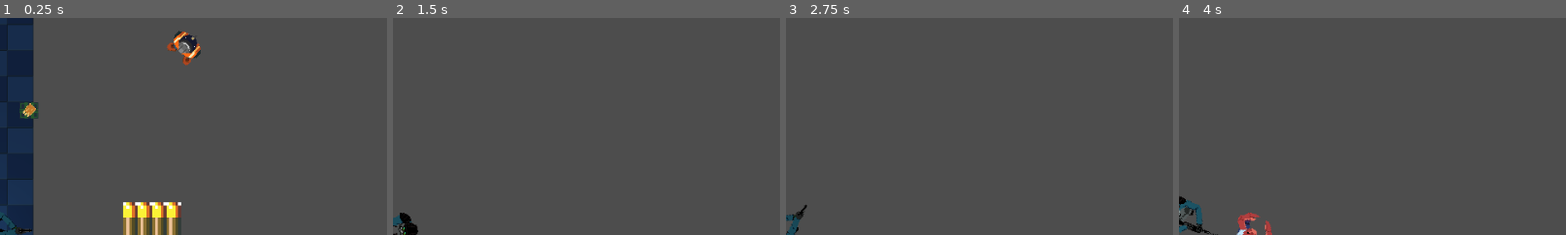
Above: before the commit, frames 1-4 (left to right).
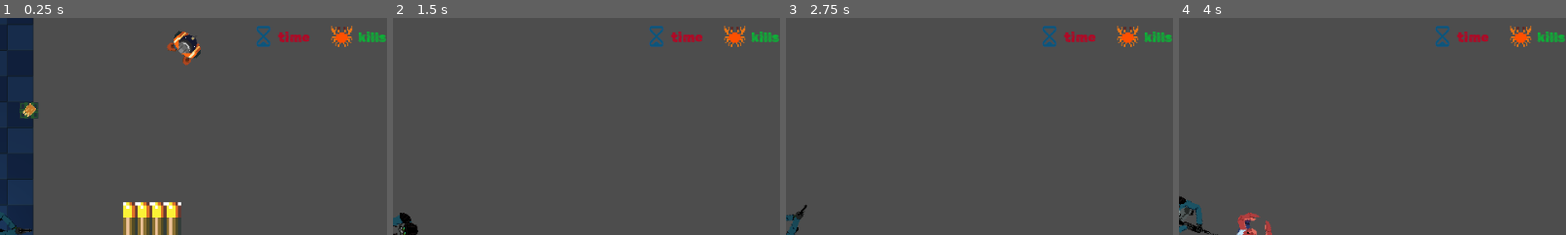
Above: after the commit, the same moments.

Repository: Fulgurata/Antibody
Game: Godot game, scene res://scenes/levels/level_one/LevelOne.tscn
The game is run twice, just before and just after one commit, with the same random seed, the same clock (stepped at 60 frames per second) and the same inputs. This scene is started directly instead of the project's main scene. Sound files missing from this copy of the repository are replaced by a short silence.
Inputs (mouse positions are % of the whole screen's width and height, from its top left):
- Up to frame 1 (0.25 s): no input
- Up to frame 2 (1.5 s): move the mouse to (72, 45) at 0.52 s; hold D (move_right) 0.53-1.28 s; tap Shift (dodge) at 0.6 s; move the mouse to (30, 55) at 1.27 s; hold S (move_down) from 1.28 s (still down); tap Q (flare) at 1.35 s
- Up to frame 3 (2.75 s): move the mouse to (60, 28) at 2.02 s; release S (move_down) at 2.03 s; hold D (move_right) from 2.03 s (still down); tap 1 (give_ammo_dev) at 2.1 s
- Up to frame 4 (4 s): move the mouse to (45, 70) at 2.77 s; release D (move_right) at 2.78 s; hold W (move_up) 2.78-3.53 s; tap E (interact) at 2.85 s; move the mouse to (80, 65) at 3.52 s; hold A (move_left) from 3.53 s (still down); tap Mouse wheel down (next_weapon) at 3.6 s
The pictures show only the part of the screen within x 50-100%, y 1-51%; the shares and areas given below are measured in that part.

The runs differ from the first frame. In frame 1, 1.1% of the frame differs, in the area x 66-100%, y 3-14%; in frame 2, 1.1%; in frame 3, 1.1%; in frame 4, 1.1%.
Error in both runs: Cannot call method 'play' on a null value. (res://scripts/pickups/ammo_pickup_gun.gd:20)

Commit message:
added score tracking

Diff:
--- a/globals/game_state.gd
+++ b/globals/game_state.gd
@@ -3,3 +3,11 @@
 extends Node
 
 @onready var last_scene_path: String = ""
+@onready var KillCount: int = 0
+@onready var Level1KillCount: int = 0
+@onready var Level2KillCount: int = 0
+@onready var Level3KillCount: int = 0
+@onready var TimeScore: int = 0
+@onready var Level1TimeScore: int = 0
+@onready var Level2TimeScore: int = 0
+@onready var Level3TimeScore: int = 0
--- a/scenes/characters/enemy_one/Enemy.tscn
+++ b/scenes/characters/enemy_one/Enemy.tscn
@@ -718,7 +718,7 @@
 shape = SubResource("CapsuleShape2D_mua6l")
 
 [node name="Jump_Timer" type="Timer" parent="."]
-wait_time = 7.0
+wait_time = 600.0
 autostart = true
 
 [node name="Scream1" type="AudioStreamPlayer2D" parent="."]
--- a/scenes/characters/player/Player.tscn
+++ b/scenes/characters/player/Player.tscn
@@ -25,9 +25,11 @@
 [ext_resource type="AudioStream" uid="uid://c0m6o7g4jo42l" path="res://scenes/characters/player/player_audio/player_walkogg.ogg" id="22_gijml"]
 [ext_resource type="Script" path="res://scripts/characters/player_scripts/pause_menu.gd" id="22_hleqg"]
 [ext_resource type="AudioStream" uid="uid://cmyrj7ca8wbyb" path="res://scenes/characters/player/player_audio/swap_sounds/pistolswap.ogg" id="23_m6pik"]
+[ext_resource type="Texture2D" uid="uid://bvho4tus5xrco" path="res://scenes/characters/player/hourglass_resized.png" id="23_r6mfm"]
 [ext_resource type="PackedScene" uid="uid://bye3384rwtun2" path="res://scenes/menus/main_menu/pause_options_menu.tscn" id="23_xmde4"]
 [ext_resource type="AudioStream" uid="uid://d0qte8yvqsyhh" path="res://scenes/characters/player/player_audio/swap_sounds/shotgunswapogg.ogg" id="24_iuviu"]
 [ext_resource type="Script" path="res://scripts/menus/pause_options_menu.gd" id="24_pajfu"]
+[ext_resource type="Texture2D" uid="uid://cp1l12a5be0hh" path="res://scenes/characters/player/Crab_Icon.png" id="24_sdgqg"]
 [ext_resource type="AudioStream" uid="uid://b6hkgepxaymsu" path="res://scenes/characters/player/player_audio/swap_sounds/rilfeswap.ogg" id="25_1cx7t"]
 
 [sub_resource type="AtlasTexture" id="AtlasTexture_r3ty1"]
@@ -838,7 +840,7 @@
 font_color = Color(0.027451, 0.729412, 0.207843, 1)
 
 [node name="Player" type="CharacterBody2D" groups=["player"]]
-position = Vector2(2, 4)
+position = Vector2(1, -25)
 collision_layer = 516
 collision_mask = 1825
 motion_mode = 1
@@ -945,6 +947,42 @@
 theme = SubResource("Theme_2y6hn")
 theme_override_fonts/font = ExtResource("16_t5hpi")
 text = "/ total ammo"
+label_settings = SubResource("LabelSettings_qyimx")
+
+[node name="scoreUI" type="HBoxContainer" parent="CanvasLayer"]
+anchors_preset = 2
+anchor_top = 1.0
+anchor_bottom = 1.0
+offset_left = 771.0
+offset_top = -540.0
+offset_right = 960.0
+offset_bottom = -477.0
+grow_vertical = 0
+
+[node name="time" type="Sprite2D" parent="CanvasLayer/scoreUI"]
+modulate = Color(0.129006, 0.338104, 0.697802, 1)
+position = Vector2(36, 30)
+scale = Vector2(0.6, 0.6)
+texture = ExtResource("23_r6mfm")
+
+[node name="kills" type="Sprite2D" parent="CanvasLayer/scoreUI"]
+position = Vector2(133, 30)
+scale = Vector2(0.55, 0.55)
+texture = ExtResource("24_sdgqg")
+
+[node name="current_time" type="Label" parent="CanvasLayer/scoreUI"]
+layout_mode = 2
+size_flags_horizontal = 6
+theme = ExtResource("15_4r2vn")
+theme_override_colors/font_color = Color(0.743961, 0, 0.129792, 1)
+theme_override_fonts/font = ExtResource("16_t5hpi")
+text = "time"
+
+[node name="current_kills" type="Label" parent="CanvasLayer/scoreUI"]
+layout_mode = 2
+theme = SubResource("Theme_2y6hn")
+theme_override_fonts/font = ExtResource("16_t5hpi")
+text = "kills"
 label_settings = SubResource("LabelSettings_qyimx")
 
 [node name="PauseMenu" type="VBoxContainer" parent="CanvasLayer"]
@@ -1008,6 +1046,8 @@
 volume_db = -16.0
 bus = &"SFX"
 
+[node name="ScoreTimer" type="Timer" parent="."]
+
 [connection signal="area_entered" from="Area2D" to="." method="_on_area_2d_area_entered"]
 [connection signal="body_entered" from="Area2D" to="." method="_on_area_2d_body_entered"]
 [connection signal="pressed" from="CanvasLayer/PauseMenu/TryAgain" to="CanvasLayer/PauseMenu" method="_on_try_again_pressed"]
--- a/scripts/characters/enemy_one_scripts/enemy_fallen.gd
+++ b/scripts/characters/enemy_one_scripts/enemy_fallen.gd
@@ -15,6 +15,13 @@
 		if shape is CollisionShape2D and shape != interaction_area:
 			shape.queue_free()
 
+	if enemy.current_path == "res://scenes/levels/top_side_level/top_side_level.tscn":
+		GameState.KillCount += 1
+	elif enemy.current_path == "res://scenes/levels/Level2/level_2.tscn":
+		GameState.Level2KillCount += 1
+	elif enemy.current_path == "res://scenes/levels/level_4/level_4.tscn":
+		GameState.Level3KillCount += 1
+
 func _ready():
 	interaction_area.interact = Callable(self, "_on_interact")
 
--- a/scripts/characters/enemy_one_scripts/enemy_knocked_out_state.gd
+++ b/scripts/characters/enemy_one_scripts/enemy_knocked_out_state.gd
@@ -13,6 +13,16 @@
 	for shape in enemy.get_children():
 		if shape is CollisionShape2D:
 			shape.queue_free()
+
+	if enemy.current_path == "res://scenes/levels/top_side_level/top_side_level.tscn":
+		GameState.Level1KillCount += 1
+		print(GameState.Level1KillCount)
+	elif enemy.current_path == "res://scenes/levels/Level2/level_2.tscn":
+		GameState.Level2KillCount += 1
+	elif enemy.current_path == "res://scenes/levels/level_4/level_4.tscn":
+		GameState.Level3KillCount += 1
+
+
 	#print("enemy_one_dead")
 
 func process(_delta) -> void:
--- a/scripts/characters/player_scripts/player.gd
+++ b/scripts/characters/player_scripts/player.gd
@@ -11,15 +11,24 @@
 var rotation_direction = 0
 var rotation_speed = 1.5
 var health = 10000
+@onready var current_path: String = ""
 @onready var player_sprite: AnimatedSprite2D = $PlayerSprite
 @onready var fader = get_tree().get_current_scene().find_child("Fade_Transition")
 @onready var faderanim = get_tree().get_current_scene().find_child("AnimationPlayer")
 @onready var fadetimer = get_tree().get_current_scene().find_child("Fade_Timer")
 @onready var pausemenu = get_tree().get_current_scene().find_child("PauseMenu")
+
+@onready var scoreUI: HBoxContainer = get_tree().get_current_scene().find_child("scoreUI")
+@onready var current_time: Label = get_tree().get_current_scene().find_child("current_time")
+@onready var current_kills: Label = get_tree().get_current_scene().find_child("current_kills")
+@onready var jump_timer: Timer = get_tree().get_current_scene().find_child("Jump_Timer")
+
 var paused: bool = false
 
 func _ready():
 	change_state("Idle") # Start in the Idle state
+	current_path = get_tree().get_current_scene().scene_file_path
+	GameState.last_scene_path = current_path
 	#print("playerReady_toIdle")
 
 func change_state(new_state_name: String):
@@ -32,6 +41,7 @@
 
 func _process(delta: float) -> void:
 	rotation = (get_global_mouse_position() - position).angle()#velocity.angle()
+	update_score_display()
 
 	if Input.is_action_just_pressed("pause"):
 		if paused == false:
@@ -57,9 +67,36 @@
 
 	if health <= 0:
 		#print("He dead Jim.")
-		var current_path: String = get_tree().get_current_scene().scene_file_path
+		current_path = get_tree().get_current_scene().scene_file_path
 		GameState.last_scene_path = current_path
 		change_state("KnockedOut")
 		fader.show()
 		faderanim.play("fade_out")
 		fadetimer.start()
+
+		if current_path == "res://scenes/levels/top_side_level/top_side_level.tscn":
+			GameState.Level1TimeScore = (jump_timer.time_left)
+			GameState.TimeScore = GameState.Level1TimeScore
+			GameState.KillCount = GameState.Level1KillCount
+		elif current_path == "res://scenes/levels/Level2/level_2.tscn":
+			GameState.Level2TimeScore = (jump_timer.time_left)
+			GameState.TimeScore = GameState.TimeScore + GameState.Level2TimeScore
+			GameState.KillCount = GameState.KillCount + GameState.Level2KillCount
+		elif current_path == "res://scenes/levels/level_4/level_4.tscn":
+			GameState.Level3TimeScore = (jump_timer.time_left)
+			GameState.TimeScore = GameState.TimeScore + GameState.Level3TimeScore
+			GameState.KillCount = GameState.KillCount + GameState.Level3KillCount
+
+func update_score_display() -> void:
+	if current_path == "res://scenes/levels/top_side_level/top_side_level.tscn":
+		GameState.Level1TimeScore = (jump_timer.time_left)
+		current_time.text = str(GameState.Level1TimeScore)
+		current_kills.text = str(GameState.Level1KillCount)
+	elif current_path == "res://scenes/levels/Level2/level_2.tscn":
+		GameState.Level2TimeScore = (jump_timer.time_left)
+		current_time.text = str(GameState.Level2TimeScore)
+		current_kills.text = str(GameState.Level2KillCount)
+	elif current_path == "res://scenes/levels/level_4/level_4.tscn":
+		GameState.Level3TimeScore = (jump_timer.time_left)
+		current_time.text = str(GameState.Level3TimeScore)
+		current_kills.text = str(GameState.Level3KillCount)
Binary file added: scenes/characters/player/Crab_Icon.png
Not shown, added: scenes/characters/player/Crab_Icon.png.import
Not shown: 1 places in scenes/characters/player/Player.tscn that only renumber resources
Binary file added: scenes/characters/player/hourglass_resized.png
Not shown, added: scenes/characters/player/hourglass_resized.png.import
